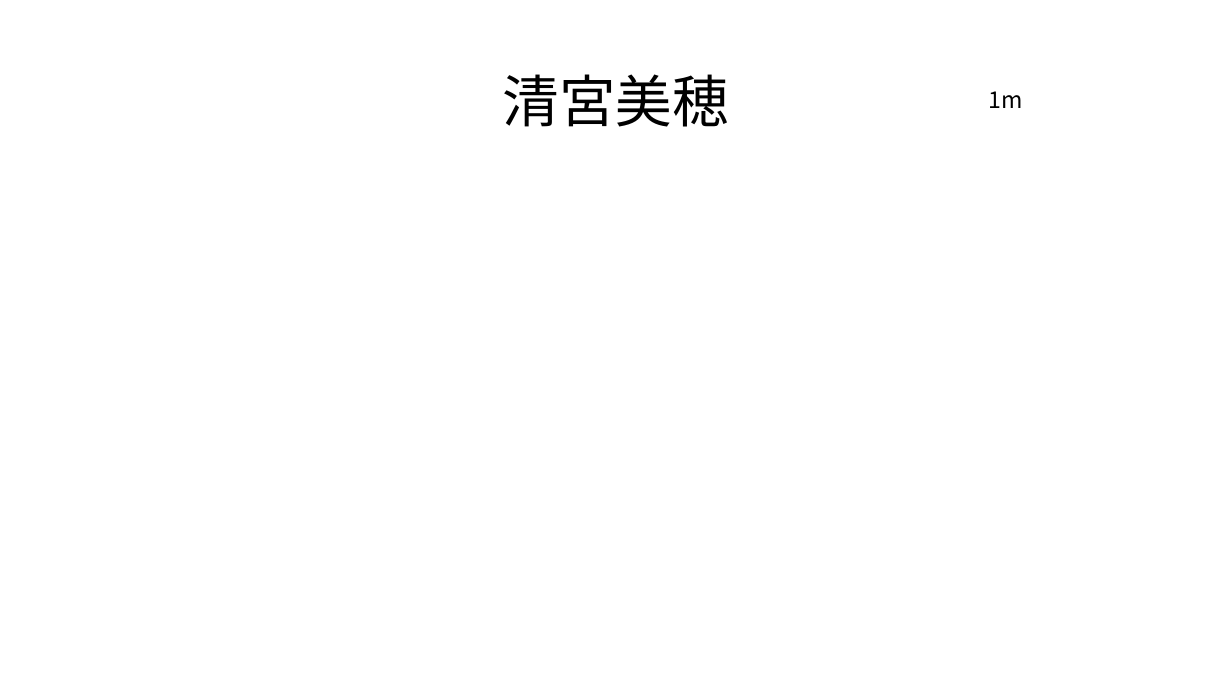
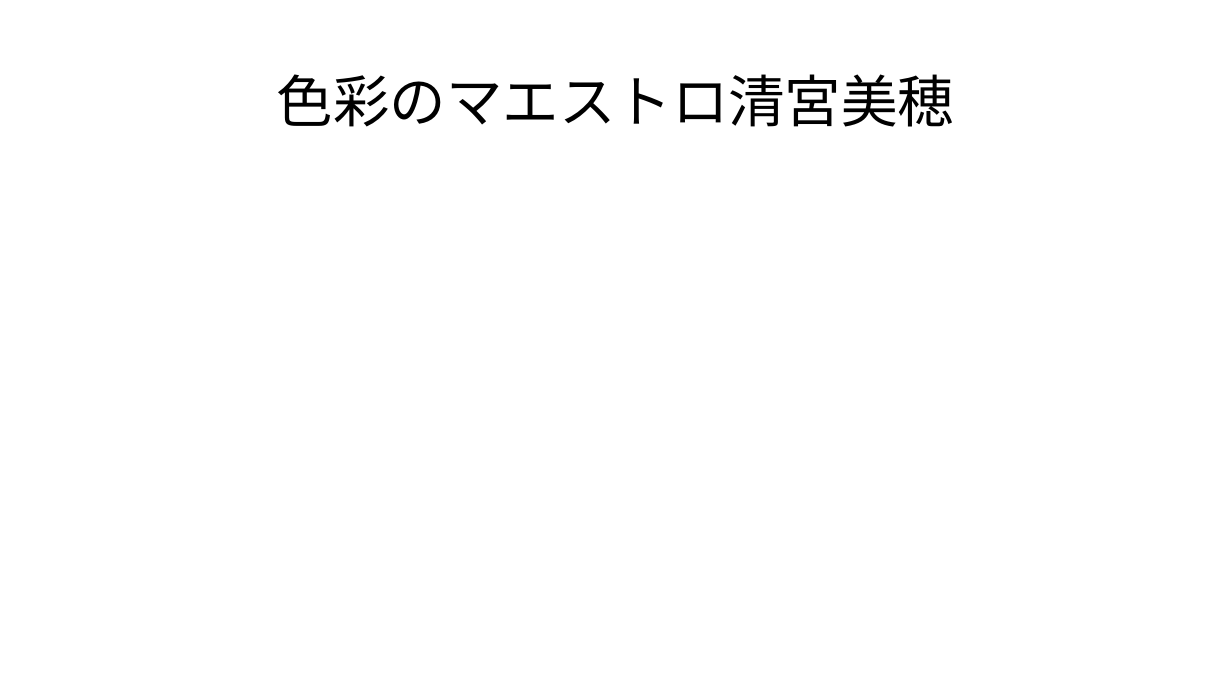
Before and after one commit to plusdojo2024/A2, a slide deck: slide 23 of doc/プレゼン資料/レコレコプレゼン資料(参考用).pptx (slide 14 before the commit). Drawn at 1232x693 pixels with LibreOffice and Linux fonts; fonts in the diff are those of the drawing. Boxes give left, top, right and bottom in pixels: in the first picture for what was removed or moved away, otherwise in the second. Text is boxed around its words. In the diff, an @@ line names an element or a change of style, - is before the commit and + after.

```diff
--- a/doc/プレゼン資料/レコレコプレゼン資料(参考用).pptx
+++ b/doc/プレゼン資料/レコレコプレゼン資料(参考用).pptx
@@ title at (277,74,955,127): text changed @@
-清宮美穂
+色彩のマエストロ清宮美穂
@@ text removed at (989,91,1023,108) @@
-1m
```
Also in this commit, not shown: 14 other slides changed, 12 slides added, 5 slides removed.
